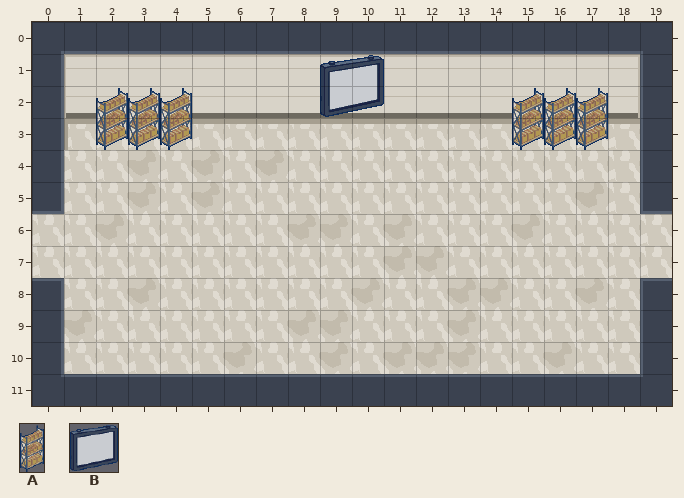
Level history. Tiled map (JSON): public/assets/maps/prologue/freight-hall.tmj. Above: the version before the commit.
Cells are 32x32 px. Shown: x 0..19, y 0..11.
Key: from "props": A 0 "prop-steel-shelf", B 1 "prop-wall-board-frame".
Objects are placed by their top-left corner, in cells (3,4 is the top-left corner of cell 3,4); size is 1x1 cell unless given.
Layers that did not change in this view are not listed.
Objects on layer "props" before:
B "wall-board-frame" at 9,1 size 2x2
A "steel-shelf" at 2,2 size 1x2
A "steel-shelf" at 3,2 size 1x2
A "steel-shelf" at 4,2 size 1x2
A "steel-shelf" at 15,2 size 1x2
A "steel-shelf" at 16,2 size 1x2
A "steel-shelf" at 17,2 size 1x2
After the commit:
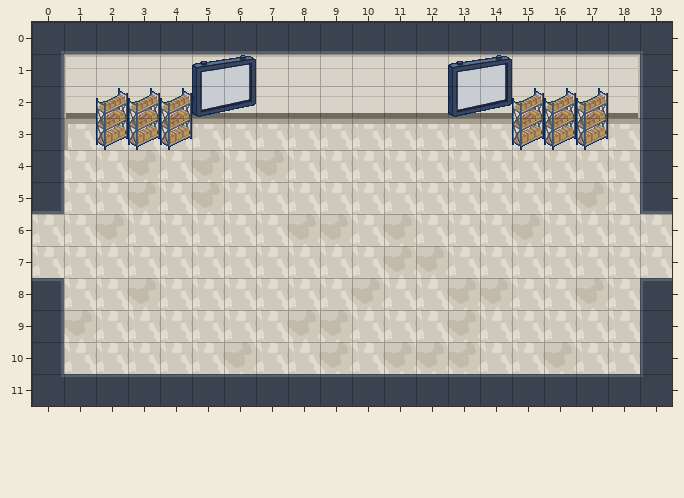
The edit:
Layer "props":
changed: B "wall-board-frame" at 9,1 size 2x2 -> B "wall-board-frame" at 5,1 size 2x2
added: B "wall-board-frame" at 13,1 size 2x2
